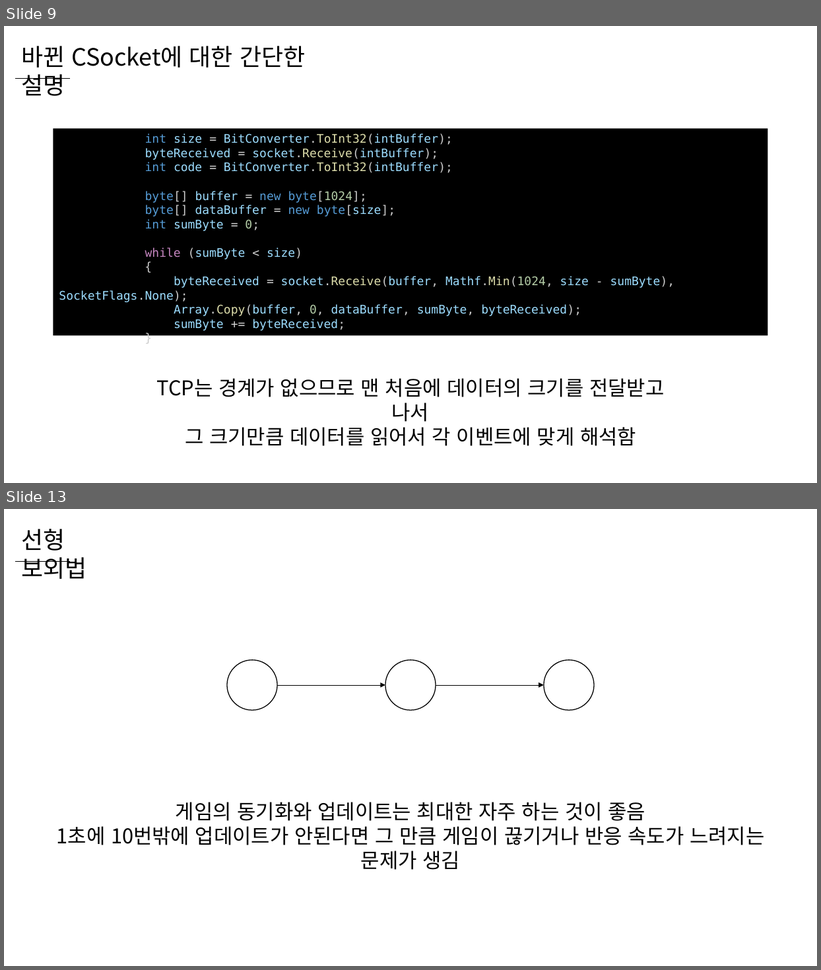
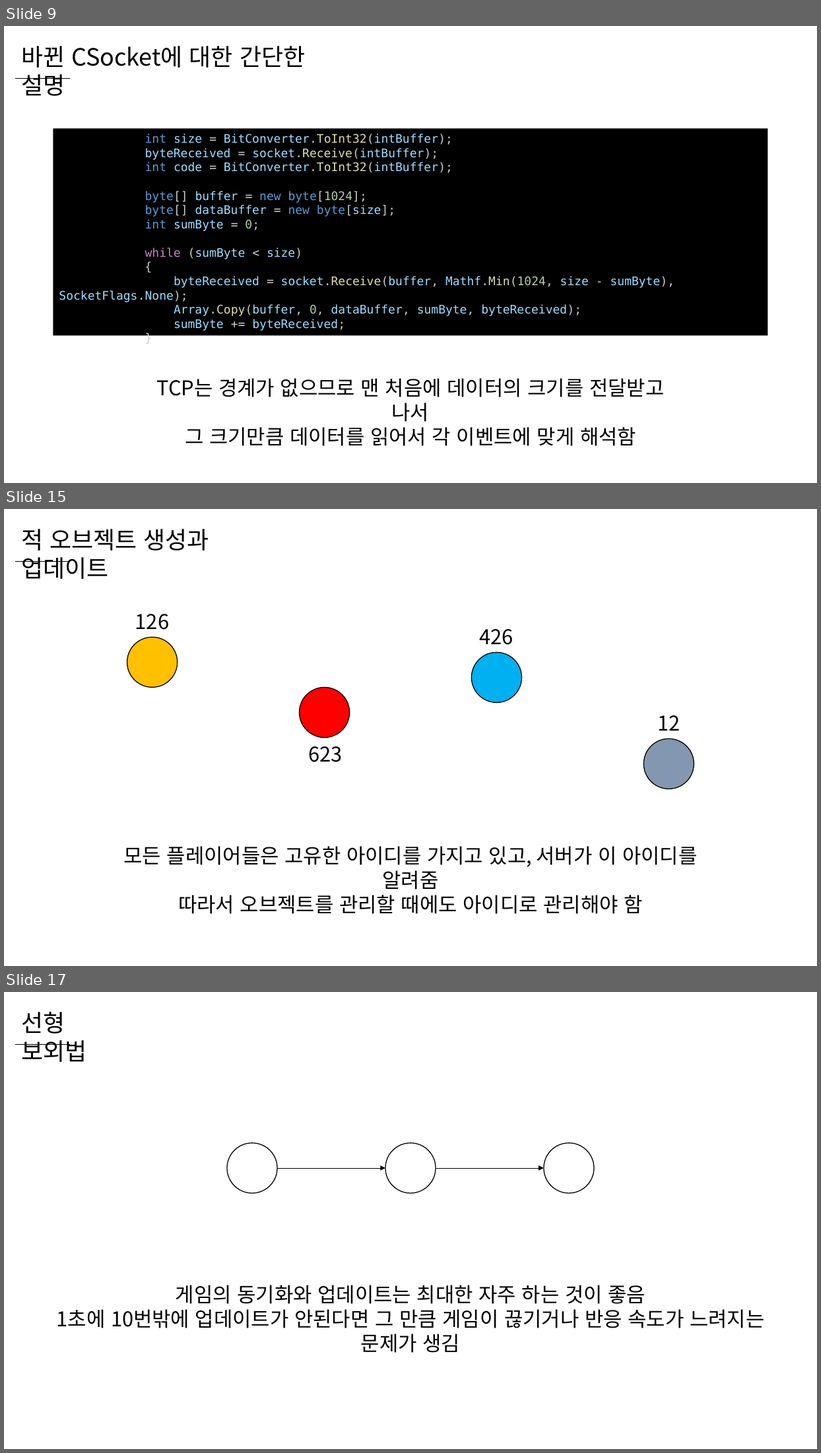
Before and after one commit to WooLyung/2023-Unity-Lecture, a slide deck: Day 3.pptx. Shown one above the other, each under a label of ours: slides 9 and 13 before the commit, slides 9, 15 and 17 after it; the slides between them are not shown. The pictures are 821x970 and 821x1453 pixels, drawn with LibreOffice and Linux fonts; fonts in the diff are those of the drawing. Boxes give left, top, right and bottom in pixels: in the first picture for what was removed or moved away, otherwise in the second. Text is boxed around its words. In the diff, an @@ line names an element or a change of style, - is before the commit and + after.

Commit message:
3주차 프로젝트 및 ppt 완성

```diff
--- a/Day 3.pptx
+++ b/Day 3.pptx
@@ slide 15 added at (x1=4, y1=509, x2=817, y2=966), background #FFFFFF @@
@@ text added at (x1=21, y1=529, x2=209, y2=579), 28 pt, text #000000 @@
+적 오브젝트 생성과 업데이트
@@ line added from (16, 561) to (70, 561), #000000 0.5 pt @@
@@ text added at (x1=135, y1=614, x2=169, y2=630), 24 pt, text #000000 @@
+126
@@ ellipse added at (x1=127, y1=637, x2=177, y2=687), fill #FFC000, outline #000000 1 pt @@
@@ text added at (x1=480, y1=629, x2=514, y2=645), 24 pt, text #000000 @@
+426
@@ ellipse added at (x1=472, y1=652, x2=522, y2=702), fill #00B0F0, outline #000000 1 pt @@
@@ ellipse added at (x1=299, y1=688, x2=349, y2=738), fill #FF0000, outline #000000 1 pt @@
@@ text added at (x1=657, y1=716, x2=680, y2=731), 24 pt, text #000000 @@
+12
@@ ellipse added at (x1=644, y1=739, x2=694, y2=789), fill #8497B0, outline #000000 1 pt @@
@@ text added at (x1=308, y1=747, x2=342, y2=762), 24 pt, text #000000 @@
+623
@@ text added at (x1=123, y1=846, x2=697, y2=914), 24 pt, text #000000 @@
+모든 플레이어들은 고유한 아이디를 가지고 있고, 서버가 이 아이디를 알려줌
+따라서 오브젝트를 관리할 때에도 아이디로 관리해야 함
@@ what was slide 13 is now slide 17 @@
```
Also in this commit, not shown: 3 slides changed, 29 other slides added, 10 other files.
